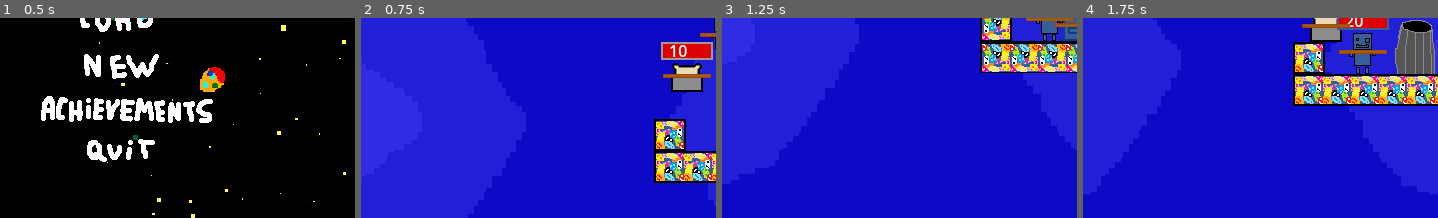
Above: before the commit, frames 1-4 (left to right).
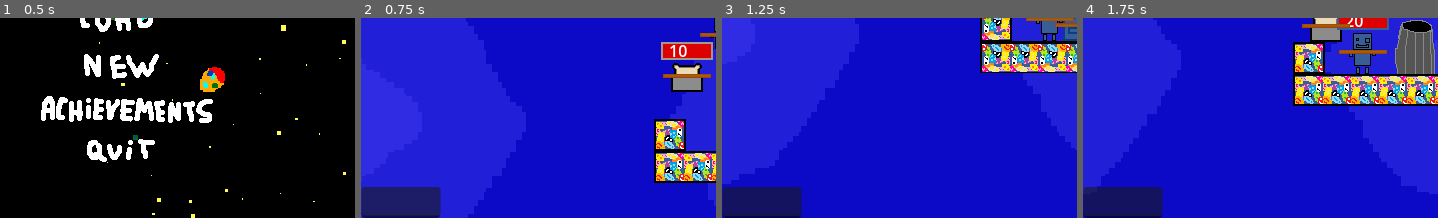
Above: after the commit, the same moments.

Repository: Ksawex4/Block-Jumper-Godot
Game: Godot game, scene res://Scenes/main_menu.tscn
Same seed, same stepped clock (60 frames per second), same inputs: the game is played once before the commit and once after it. Sound files missing from this copy of the repository are replaced by a short silence.
Inputs (mouse positions are % of the whole screen's width and height, from its top left):
- Up to frame 1 (0.5 s): no input
- Up to frame 2 (0.75 s): click (17, 62) at 0.5 s
- Up to frame 3 (1.25 s): no input
- Up to frame 4 (1.75 s): hold D (FencyRight) from 1.28 s (still down); tap 1 (CamFency) at 1.35 s; tap W (FencyJump) at 1.52 s
The pictures show only the part of the screen within x 0-50%, y 50-100%; the shares and areas given below are measured in that part.

Frame 1 is identical in both runs. In frame 2, 3.5% of the frame differs, in the area x 0-23%, y 84-100%; in frame 3, 3.5%; in frame 4, 3.5%.

Commit message:
added chat

Diff:
--- a/Scenes/Objects/smooth_camera.tscn
+++ b/Scenes/Objects/smooth_camera.tscn
@@ -1,7 +1,8 @@
-[gd_scene load_steps=3 format=3 uid="uid://dqgbiq10py5uo"]
+[gd_scene load_steps=4 format=3 uid="uid://dqgbiq10py5uo"]
 
 [ext_resource type="Script" uid="uid://b0kbkj5q3qn08" path="res://Scripts/smooth_camera.gd" id="1_8ba7x"]
 [ext_resource type="AudioStream" uid="uid://bbu42d44bjyi7" path="res://SoundEffects/souAch.wav" id="2_y6m4u"]
+[ext_resource type="Script" uid="uid://bcvx8el1c0ucf" path="res://Scripts/chat.gd" id="3_5n427"]
 
 [node name="SmoothCamera" type="Camera2D"]
 limit_left = -2147483648
@@ -20,3 +21,30 @@
 
 [node name="AudioStreamPlayer" type="AudioStreamPlayer" parent="."]
 stream = ExtResource("2_y6m4u")
+
+[node name="ChatControl" type="Control" parent="."]
+layout_mode = 3
+anchors_preset = 0
+offset_right = 40.0
+offset_bottom = 40.0
+script = ExtResource("3_5n427")
+
+[node name="Input" type="LineEdit" parent="ChatControl"]
+layout_mode = 0
+offset_left = -355.0
+offset_top = 169.0
+offset_right = -276.0
+offset_bottom = 200.0
+expand_to_text_length = true
+
+[node name="Chat" type="RichTextLabel" parent="ChatControl"]
+layout_mode = 0
+offset_left = -355.0
+offset_top = -69.0
+offset_right = -106.0
+offset_bottom = 168.0
+scroll_following = true
+vertical_alignment = 2
+
+[connection signal="editing_toggled" from="ChatControl/Input" to="ChatControl" method="_on_input_editing_toggled"]
+[connection signal="text_submitted" from="ChatControl/Input" to="ChatControl" method="_on_input_text_submitted"]
--- a/Scenes/test_room.tscn
+++ b/Scenes/test_room.tscn
@@ -32,8 +32,6 @@
 
 [node name="PanLoduwka" parent="." instance=ExtResource("1_afs4w")]
 position = Vector2(76, 140)
-
-[node name="SmoothCamera" parent="." instance=ExtResource("7_hjqbe")]
 
 [node name="Solids" type="Node2D" parent="."]
 
@@ -162,3 +160,5 @@
 visible = false
 position = Vector2(-1, 0)
 navigation_polygon = SubResource("NavigationPolygon_wv2xt")
+
+[node name="SmoothCamera" parent="." instance=ExtResource("7_hjqbe")]
--- a/Scenes/trash_room.tscn
+++ b/Scenes/trash_room.tscn
@@ -24,9 +24,6 @@
 [node name="PanLoduwka" parent="." instance=ExtResource("3_44u3g")]
 position = Vector2(-32, -128)
 
-[node name="SmoothCamera" parent="." instance=ExtResource("4_6yt8x")]
-position = Vector2(-48, -192)
-
 [node name="Solids" type="Node2D" parent="."]
 
 [node name="BeanBlock" parent="Solids" instance=ExtResource("5_drr2j")]
@@ -498,3 +495,6 @@
 [node name="AudioStreamPlayer" type="AudioStreamPlayer" parent="."]
 stream = ExtResource("6_fanlt")
 autoplay = true
+
+[node name="SmoothCamera" parent="." instance=ExtResource("4_6yt8x")]
+position = Vector2(-48, -192)
--- a/Scripts/Global.gd
+++ b/Scripts/Global.gd
@@ -19,6 +19,10 @@
 var playerAchievements := []
 var shownAchievements := []
 var gotChip = false
+var chat = ""
+var QueuedMessages = []
+var IsTypingInChat = false
+var ChatInstantSend = 512
 
 func _ready():
 	if FileAccess.file_exists("user://achievements.bj"):
--- /dev/null
+++ b/Scripts/chat.gd
@@ -0,0 +1,38 @@
+extends Control
+
+var isPrinting = false
+
+func _process(delta: float) -> void:
+	$Chat.text = Global.chat
+
+func _on_input_editing_toggled(toggled_on: bool) -> void:
+	Global.IsTypingInChat = toggled_on
+
+func _on_input_text_submitted(new_text: String) -> void:
+	QueueMessage("<" + Global.FollowWho + "> ", new_text)
+	$Input.text = ""
+
+func QueueMessage(Name: String, text: String) -> void:
+	print("Queued message: \n" + text + "\nby " + Name)
+	var message = Name + text
+	Global.QueuedMessages.append(message)
+	if !isPrinting:
+		ProcessQueue()
+
+func SendMessage(message):
+	Global.chat += "\n"
+	if message.length() <= Global.ChatInstantSend:
+		for x in message:
+			Global.chat += x
+			await get_tree().process_frame
+		return
+	else:
+		Global.chat += message
+
+func ProcessQueue():
+	if Global.QueuedMessages.size() == 0:
+		isPrinting = false
+		return
+	isPrinting = true
+	await SendMessage(Global.QueuedMessages.pop_front())
+	ProcessQueue()
Not shown, added: Scripts/chat.gd.uid
